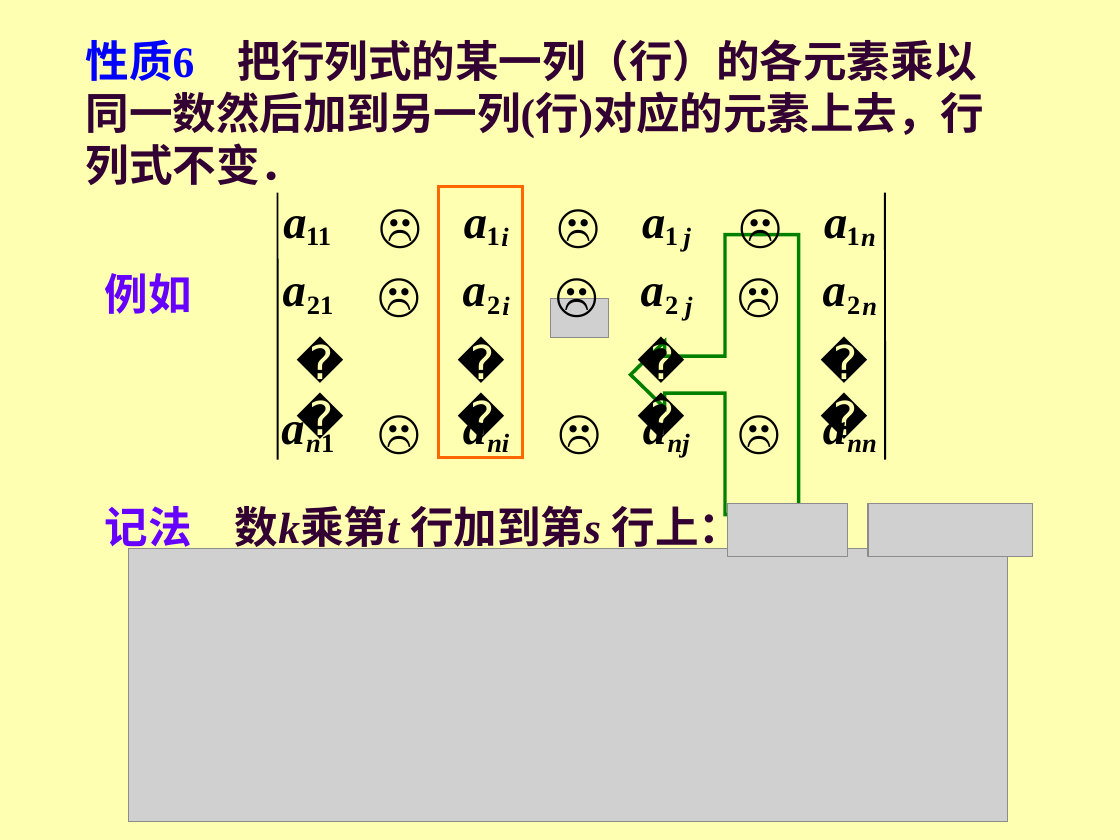
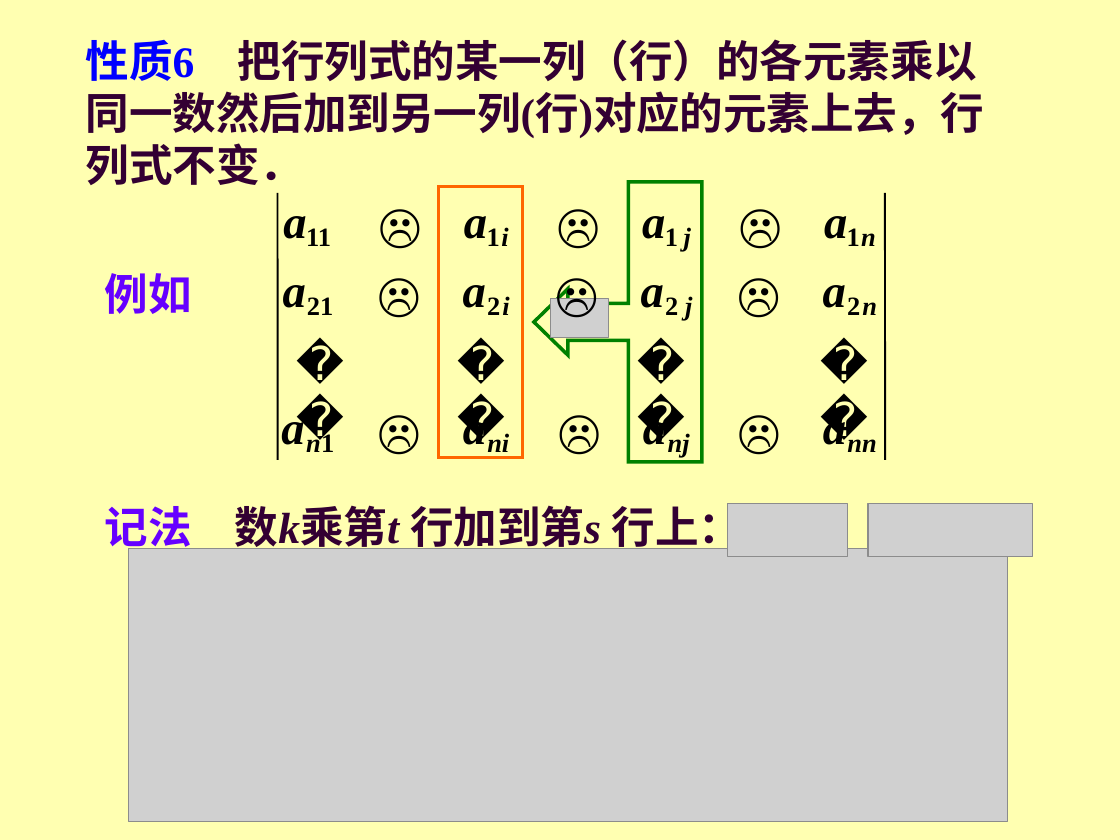
Before and after one commit to zhangbiaomath/zhangbiaomath.github.io, a slide deck: slide 62 of teaching/高等代数/课件/第2章-行列式.ppt. Drawn at 1120x840 pixels with LibreOffice and Linux fonts; fonts in the diff are those of the drawing; grey boxes stand for pictures. Boxes give left, top, right and bottom in pixels: in the first picture for what was removed or moved away, otherwise in the second. Text is boxed around its words. In the diff, an @@ line names an element or a change of style, - is before the commit and + after.

```diff
--- a/teaching/高等代数/课件/第2章-行列式.ppt
+++ b/teaching/高等代数/课件/第2章-行列式.ppt
@@ left arrow callout: place and size @@
-left arrow callout at (631,235,799,515)
+left arrow callout at (534,183,702,463)
```
Also in this commit, not shown: 1 other slide changed, 3 other files.
